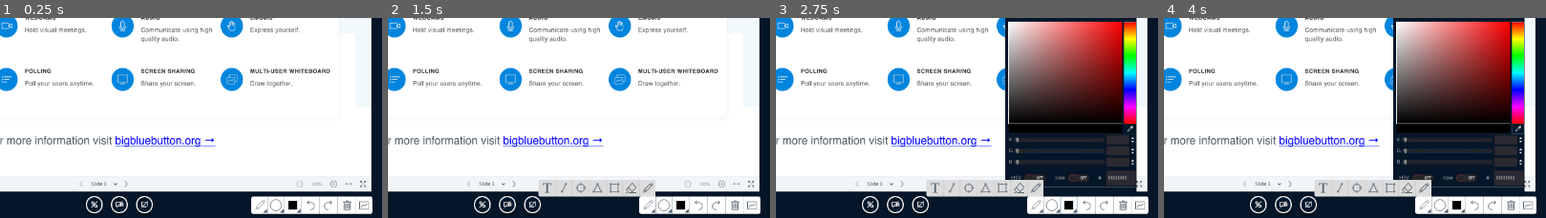
Above: before the commit, frames 1-4 (left to right).
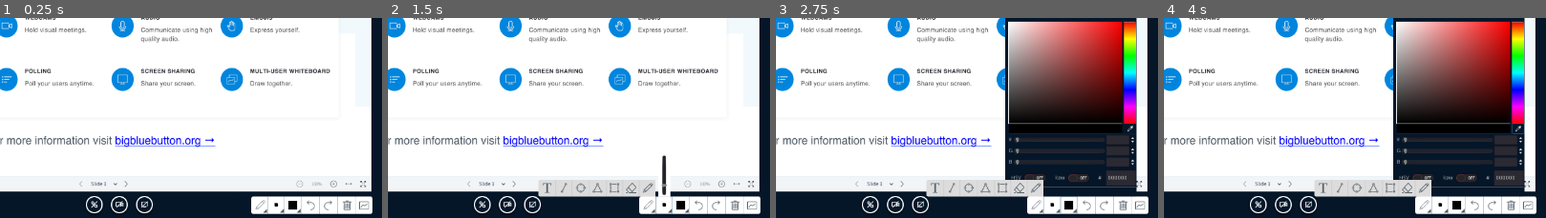
Above: after the commit, the same moments.

Repository: EduYukio/ihc_whiteboard
Game: Godot game, scene res://BBB/Main/Main.tscn
Two runs of this game, one before a commit and one after it. Both use one fixed random seed, a clock stepped at 60 frames per second and the inputs below.
Inputs (mouse positions are % of the whole screen's width and height, from its top left):
- Up to frame 1 (0.25 s): no input
- Up to frame 2 (1.5 s): click (84, 97) at 0.5 s; click (86, 97) at 1.25 s
- Up to frame 3 (2.75 s): click (88, 97) at 2 s
- Up to frame 4 (4 s): click (96, 78) at 2.75 s; click "HSV" at 3.5 s
The pictures show only the part of the screen within x 50-100%, y 50-100%; the shares and areas given below are measured in that part.

The runs differ from the first frame. In frame 1, less than 0.1% of the frame differs, in the area x 70-74%, y 90-97%; in frame 2, 0.4%, in the area x 70-74%, y 68-97%; in frame 3, less than 0.1%; in frame 4, less than 0.1%.

Commit message:
Thickness Slider

Diff:
--- a/BBB/Canvas/Canvas.gd
+++ b/BBB/Canvas/Canvas.gd
@@ -2,7 +2,7 @@
 
 var WIDTH : int = 1343
 var HEIGHT : int  = 795
-var RADIUS : int = 10
+var RADIUS : int = 5
 var BETWEEN_DIST : float = RADIUS/2.0
 var UNDO_LIMIT : int = 20
 
--- a/BBB/Main/Main.gd
+++ b/BBB/Main/Main.gd
@@ -20,6 +20,7 @@
 	canvas_instance.rect_size = cur_canvas.rect_size
 	canvas_instance.mode = cur_canvas.mode
 	canvas_instance.pencil_color = cur_canvas.pencil_color
+	canvas_instance.RADIUS = cur_canvas.RADIUS
 
 	remove_child(cur_canvas)
 	self.add_child_below_node($BBB_Interface, canvas_instance)
@@ -30,6 +31,7 @@
 func pop_canvas():
 	stored_canvas.mode = cur_canvas.mode
 	stored_canvas.pencil_color = cur_canvas.pencil_color
+	stored_canvas.RADIUS = cur_canvas.RADIUS
 	cur_canvas.call_deferred("free")
 	self.add_child_below_node($BBB_Interface, stored_canvas)
 	cur_canvas = stored_canvas
@@ -40,3 +42,6 @@
 
 func _on_color_changed(new_color):
 	cur_canvas.pencil_color = new_color
+
+func _on_thickness_changed(new_thickness):
+	cur_canvas.RADIUS = new_thickness
--- a/BBB/Main/Main.tscn
+++ b/BBB/Main/Main.tscn
@@ -14,7 +14,7 @@
 [node name="BBB_Interface" type="Sprite" parent="."]
 position = Vector2( 0, -72 )
 scale = Vector2( 0.995025, 1.0333 )
-z_index = -1
+z_index = -2
 texture = ExtResource( 2 )
 offset = Vector2( 960, 520 )
 
@@ -50,6 +50,7 @@
 z_index = 2
 [connection signal="color_changed" from="Whiteboard_Panel" to="." method="_on_color_changed"]
 [connection signal="is_drawable" from="Whiteboard_Panel" to="Canvas" method="_on_Whiteboard_Panel_is_drawable"]
+[connection signal="thickness_changed" from="Whiteboard_Panel" to="." method="_on_thickness_changed"]
 [connection signal="tool_changed" from="Whiteboard_Panel" to="." method="_on_Whiteboard_tool_changed"]
 [connection signal="pressed" from="PlusButton" to="PlusButton" method="_on_PlusButton_pressed"]
 [connection signal="is_drawable" from="PlusButton/PlusPopup" to="Canvas" method="_on_Whiteboard_Panel_is_drawable"]
--- a/BBB/Whiteboard_Tools/Whiteboard_Tools.gd
+++ b/BBB/Whiteboard_Tools/Whiteboard_Tools.gd
@@ -4,6 +4,7 @@
 
 signal tool_changed(new_tool)
 signal color_changed(new_color)
+signal thickness_changed(new_thickness)
 signal is_drawable(state)
 
 func _on_wb_button_pressed(button : Button, type : int):
@@ -13,6 +14,9 @@
 	match(type):
 		PENCIL_TOOLS:
 			$pencil_tools.visible = not $pencil_tools.visible
+
+		THICKNESS:
+			$whiteboard_tools/Thickness/Slider_Pos.visible = not $whiteboard_tools/Thickness/Slider_Pos.visible
 
 		COLOR:
 			$whiteboard_tools/Color/Picker_Position.visible = not $whiteboard_tools/Color/Picker_Position.visible
@@ -34,9 +38,17 @@
 	$whiteboard_tools/Color/color_picked.color = color
 	emit_signal("color_changed", color)
 
+func _on_thickness_changed(value):
+	update()
+	emit_signal("thickness_changed", value)
 
 func _on_NotDrawableArea_mouse_entered():
 	emit_signal("is_drawable", false)
 
 func _on_NotDrawableArea_mouse_exited():
 	emit_signal("is_drawable", true)
+
+func _draw():
+	var pos : Vector2 = $whiteboard_tools/Thickness.rect_position + Vector2(21,21)
+	var radius : float = $whiteboard_tools/Thickness/Slider_Pos/Slider.value
+	draw_circle(pos, radius, Color.black)
--- a/BBB/Whiteboard_Tools/Whiteboard_Tools.tscn
+++ b/BBB/Whiteboard_Tools/Whiteboard_Tools.tscn
@@ -18,40 +18,42 @@
 [sub_resource type="ShortCut" id=4]
 shortcut = SubResource( 3 )
 
-[sub_resource type="InputEventKey" id=6]
+[sub_resource type="InputEventKey" id=5]
 control = true
+meta = true
 command = true
 scancode = 90
 
-[sub_resource type="ShortCut" id=7]
-shortcut = SubResource( 6 )
-
-[sub_resource type="InputEventKey" id=8]
+[sub_resource type="ShortCut" id=6]
+shortcut = SubResource( 5 )
+
+[sub_resource type="InputEventKey" id=7]
 control = true
+meta = true
 command = true
 scancode = 89
 
-[sub_resource type="ShortCut" id=9]
-shortcut = SubResource( 8 )
-
-[sub_resource type="InputEventKey" id=10]
+[sub_resource type="ShortCut" id=8]
+shortcut = SubResource( 7 )
+
+[sub_resource type="InputEventKey" id=9]
 scancode = 16777224
 
-[sub_resource type="ShortCut" id=11]
-shortcut = SubResource( 10 )
+[sub_resource type="ShortCut" id=10]
+shortcut = SubResource( 9 )
+
+[sub_resource type="InputEventKey" id=11]
+scancode = 69
+
+[sub_resource type="ShortCut" id=12]
+shortcut = SubResource( 11 )
 
 [sub_resource type="InputEventKey" id=13]
-scancode = 69
+scancode = 66
 
 [sub_resource type="ShortCut" id=14]
 shortcut = SubResource( 13 )
 
-[sub_resource type="InputEventKey" id=15]
-scancode = 66
-
-[sub_resource type="ShortCut" id=16]
-shortcut = SubResource( 15 )
-
 [node name="Whiteboard_Panel" type="Control"]
 margin_right = 303.0
 margin_bottom = 44.0
@@ -61,6 +63,7 @@
 }
 
 [node name="toolbar" type="Sprite" parent="."]
+z_index = -1
 texture = ExtResource( 2 )
 offset = Vector2( 152, 22 )
 
@@ -102,6 +105,38 @@
 "_edit_use_anchors_": false
 }
 button_type = 2
+
+[node name="Slider_Pos" type="Control" parent="whiteboard_tools/Thickness"]
+visible = false
+margin_top = -106.0
+margin_right = 42.0
+rect_min_size = Vector2( 42, 106 )
+__meta__ = {
+"_edit_use_anchors_": false
+}
+
+[node name="Control" type="Control" parent="whiteboard_tools/Thickness/Slider_Pos"]
+margin_right = 42.0
+margin_bottom = 106.0
+rect_min_size = Vector2( 42, 106 )
+__meta__ = {
+"_edit_use_anchors_": false
+}
+
+[node name="BG" type="Polygon2D" parent="whiteboard_tools/Thickness/Slider_Pos"]
+polygon = PoolVector2Array( 6, 0, 36, 0, 36, 106, 6, 106 )
+
+[node name="Slider" type="VSlider" parent="whiteboard_tools/Thickness/Slider_Pos"]
+margin_top = 3.0
+margin_right = 42.0
+margin_bottom = 103.0
+rect_min_size = Vector2( 42, 100 )
+min_value = 2.0
+max_value = 17.0
+value = 5.0
+__meta__ = {
+"_edit_use_anchors_": false
+}
 
 [node name="Color" type="Button" parent="whiteboard_tools"]
 margin_left = 84.0
@@ -130,6 +165,9 @@
 [node name="Control" type="Control" parent="whiteboard_tools/Color/Picker_Position"]
 margin_right = 325.0
 margin_bottom = 446.0
+__meta__ = {
+"_edit_use_anchors_": false
+}
 
 [node name="BG" type="Polygon2D" parent="whiteboard_tools/Color/Picker_Position"]
 position = Vector2( 4, 4 )
@@ -324,6 +362,9 @@
 [connection signal="wb_button_pressed" from="whiteboard_tools/PencilTools" to="." method="_on_wb_button_pressed"]
 [connection signal="pressed" from="whiteboard_tools/Thickness" to="whiteboard_tools/Thickness" method="_on_Whiteboard_Tools_pressed"]
 [connection signal="wb_button_pressed" from="whiteboard_tools/Thickness" to="." method="_on_wb_button_pressed"]
+[connection signal="mouse_entered" from="whiteboard_tools/Thickness/Slider_Pos/Control" to="." method="_on_NotDrawableArea_mouse_entered"]
+[connection signal="mouse_exited" from="whiteboard_tools/Thickness/Slider_Pos/Control" to="." method="_on_NotDrawableArea_mouse_exited"]
+[connection signal="value_changed" from="whiteboard_tools/Thickness/Slider_Pos/Slider" to="." method="_on_thickness_changed"]
 [connection signal="pressed" from="whiteboard_tools/Color" to="whiteboard_tools/Color" method="_on_Whiteboard_Tools_pressed"]
 [connection signal="wb_button_pressed" from="whiteboard_tools/Color" to="." method="_on_wb_button_pressed"]
 [connection signal="mouse_entered" from="whiteboard_tools/Color/Picker_Position/Control" to="." method="_on_NotDrawableArea_mouse_entered"]
Binary file changed: Assets/wb_toolbar.png
Not shown: 5 places in BBB/Whiteboard_Tools/Whiteboard_Tools.tscn that only renumber resources
